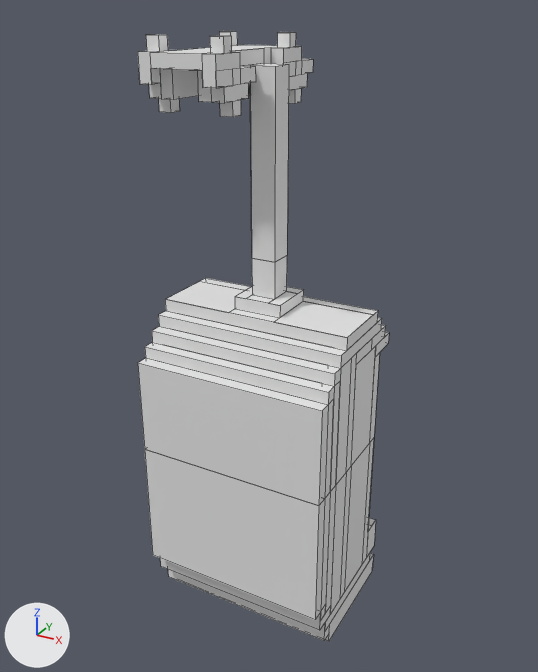
The OBJ model models/chair_lift_seat.obj as it was, and as the next commit left it.
The view is the same before and after, from a 50 mm lens placed at (16.7, -31.0, 26.0), pointed at (-0.4, 0.0, 10.5). Lighting does not change. The marker at lower left points along +X, +Y and +Z. Mesh edges are drawn as thin lines. Where no turn or scale is listed for an object, it has been applied to the vertices.

The first picture shows 'node_0_0_0', 'node_0_1_0', 'node_0_2_0'.
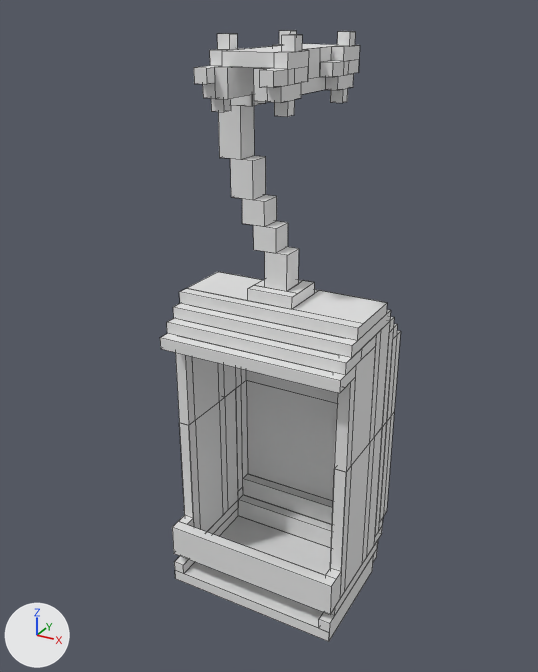
What differs and where, as boxes (x1, y1, x2, y2) in the pictures (538 x 672 px):
'node_0_1_0', mesh turned
    before: (138, 255, 389, 506)
    after: (160, 247, 401, 472)
'node_0_0_0', mesh turned
    before: (145, 438, 376, 641)
    after: (172, 380, 394, 641)
'node_0_2_0', deleted
    before: (138, 31, 313, 262)
    faces in mat_default_silver_sandstone_block (white #e7e7e7): (250, 63, 289, 262)
    faces in mat_wool_dark_grey (white #e7e7e7): (138, 31, 313, 117)
    faces in mat_default_obsidian_block (white #e7e7e7): (150, 45, 277, 102)
    faces in mat_default_goldblock (white #e7e7e7): (232, 61, 302, 85)
'node_0_2_0.003', added
    after: (194, 30, 360, 253)
    faces in mat_wool_dark_grey (white #e7e7e7): (194, 30, 360, 117)
    faces in mat_default_silver_sandstone_block (white #e7e7e7): (218, 94, 288, 253)
    faces in mat_default_obsidian_block (white #e7e7e7): (215, 44, 337, 102)
    faces in mat_default_goldblock (white #e7e7e7): (288, 60, 349, 85)

What the commit changed:
me_node_0_0_0 has 120 vertices, 84 faces and spans x -5.0..5.0, y -5.0..3.12, z -5.0..5.0.
me_node_0_0_0 is used by ob_node_0_0_0; location (0.0, 0.0, 0.0).
me_node_0_0_0 part 1: the whole mesh is turned 180 degrees about the z axis through the mesh origin.
me_node_0_1_0 has 152 vertices, 108 faces and spans x -5.0..5.0, y -5.0..3.13, z 5.0..15.0.
me_node_0_1_0 is used by ob_node_0_1_0; location (0.0, 0.0, 0.0).
me_node_0_1_0 part 2: the whole mesh is turned 180 degrees about the z axis through the mesh origin.
Mesh me_node_0_2_0_003 is new.
It has 224 vertices, 166 faces and spans x -3.12..1.88, y -3.75..5.0, z 15.0..25.0.
Faces by material slot: [108, 24, 30, 4].
It uses material mat_wool_dark_grey (white #e7e7e7).
It uses material mat_default_obsidian_block (white #e7e7e7).
It uses material mat_default_silver_sandstone_block (white #e7e7e7).
It uses material mat_default_goldblock (white #e7e7e7).
Object 'node_0_2_0' (ob_node_0_2_0) is deleted.
Object 'node_0_2_0.003' (ob_node_0_2_0_003) is new; it shows me_node_0_2_0_003.
Its location is (0.0, 0.0, 0.0).
